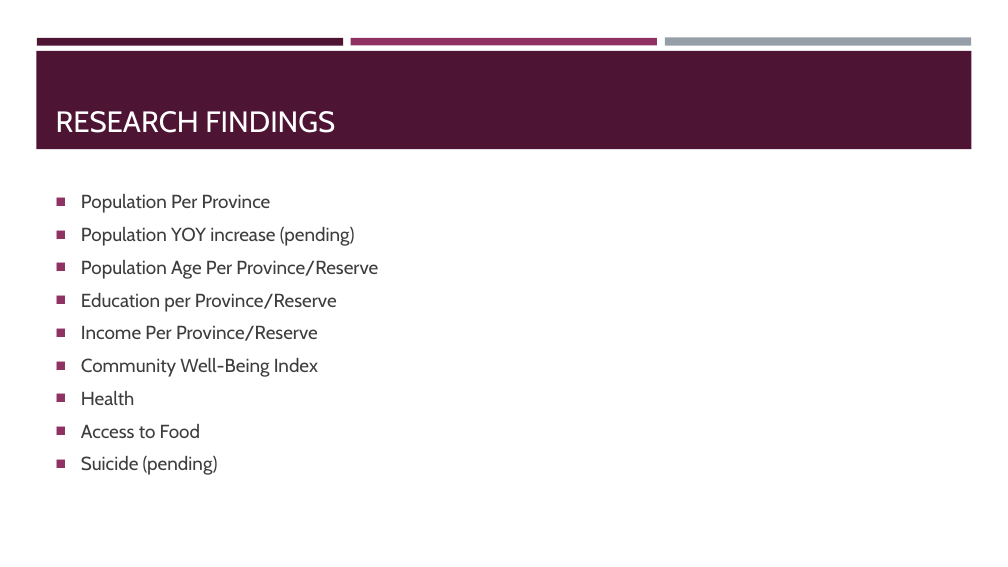
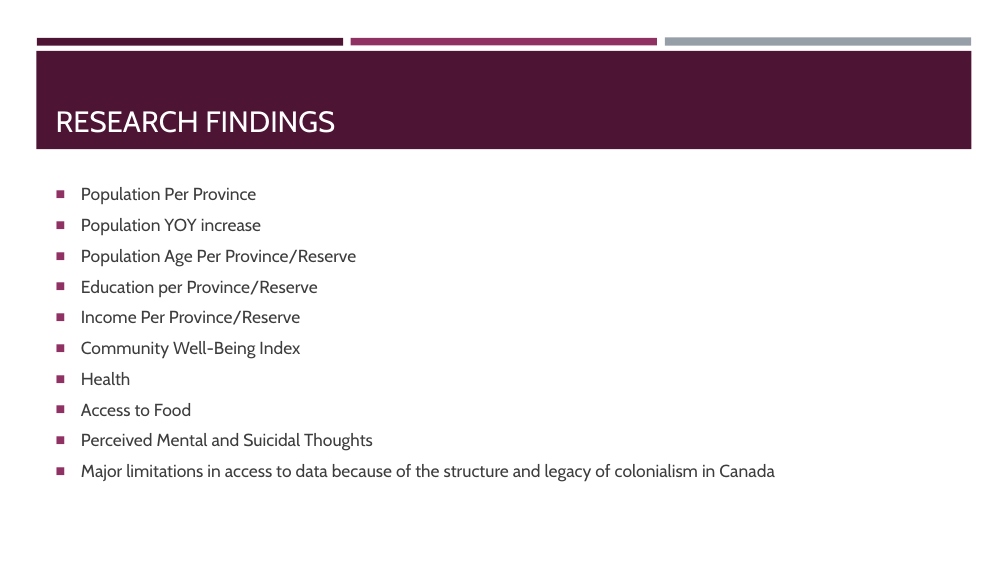
Before and after one commit to elsantonato/07-Project-1, a slide deck: slide 31 of Output/Aboriginals in Canada Presentation-2.pptx. Drawn at 1008x567 pixels with LibreOffice and Linux fonts; fonts in the diff are those of the drawing. Boxes give left, top, right and bottom in pixels: in the first picture for what was removed or moved away, otherwise in the second. Text is boxed around its words. In the diff, an @@ line names an element or a change of style, - is before the commit and + after.

Commit message:
final update

```diff
--- a/Output/Aboriginals in Canada Presentation-2.pptx
+++ b/Output/Aboriginals in Canada Presentation-2.pptx
@@ text at (81, 187, 356, 416): size 18 to 16.6 pt in "Population Per Province", "Population Age Per Province/Reserve", "Education per Province/Reserve", "Income Per Province/Reserve" and 3 more places @@
@@ text at (81, 218, 261, 235): text changed; size 18 to 16.6 pt @@
-■ Population YOY increase (pending)
+■ Population YOY increase
@@ text at (81, 433, 774, 482): text changed; size 18 to 16.6 pt @@
-■ Suicide (pending)
+■ Perceived Mental and Suicidal Thoughts
+■ Major limitations in access to data because of the structure and legacy of colonialism in Canada
```
Also in this commit, not shown: 1 other slide changed.
